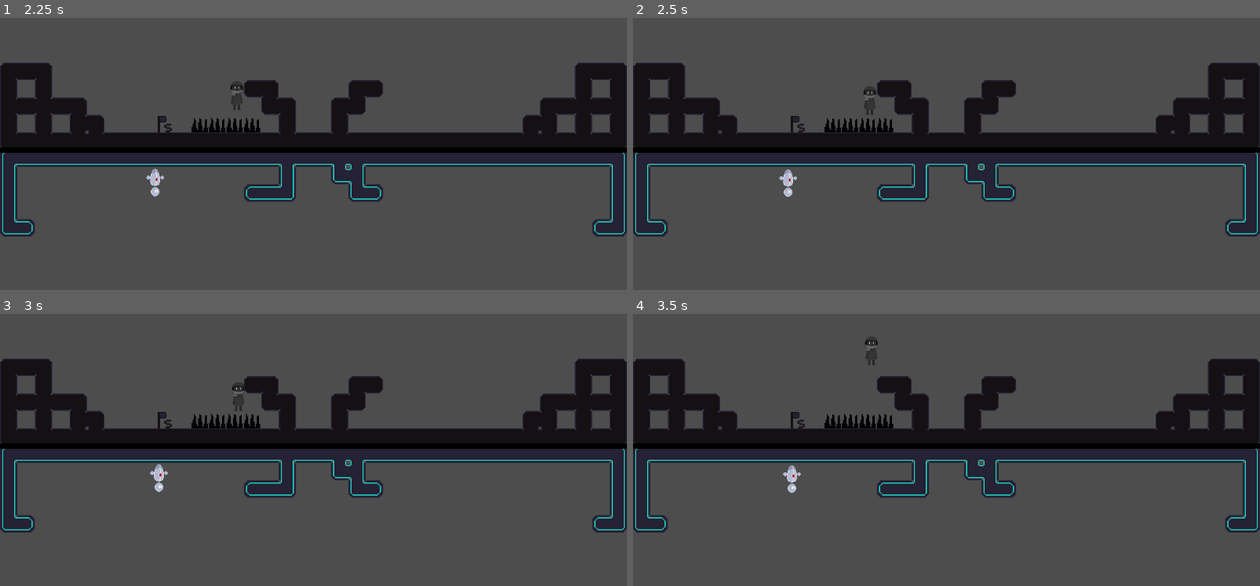
Above: before the commit, frames 1-4 (two rows, left to right).
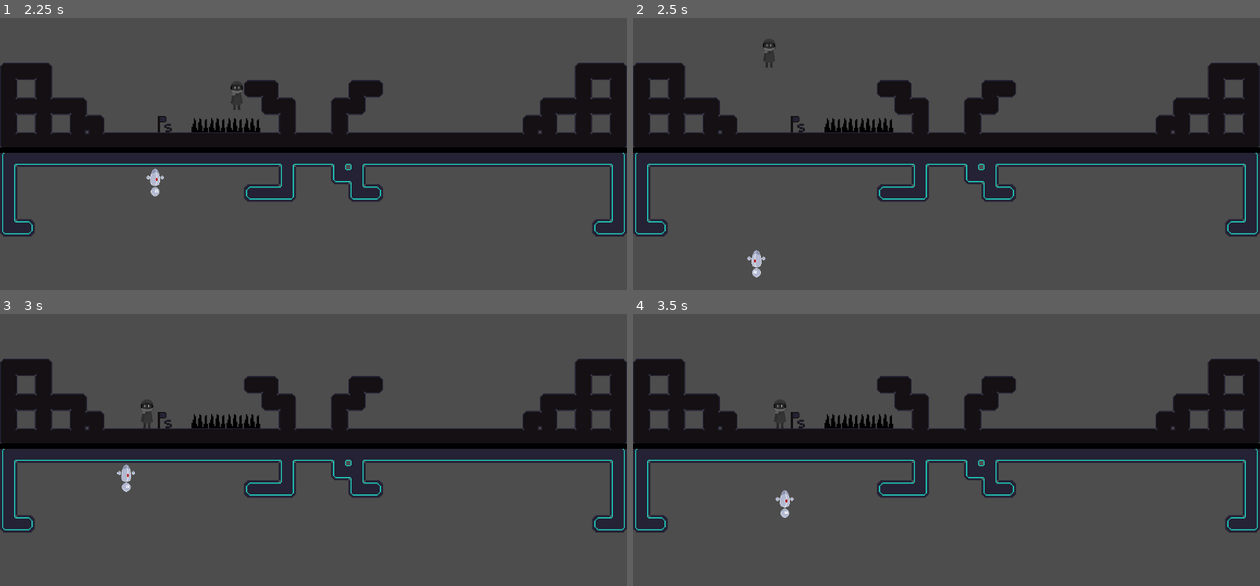
Above: after the commit, the same moments.

Repository: miniaturity/campfire-nyc
Game: Godot game, scene res://scenes/test_scene.tscn
Same seed, same stepped clock (60 frames per second), same inputs: the game is played once before the commit and once after it.
Inputs:
- Up to frame 1 (2.25 s): hold E (switch_controls) 0.53-1.28 s; hold D (move_right) 0.53-2.03 s; tap Space (jump) at 0.77, 1.52 s; tap E (switch_controls) at 1.35 s; hold A (move_left) from 2.03 s (still down); hold E (switch_controls) from 2.03 s (still down)
- Up to frame 2 (2.5 s): keep holding A (move_left); keep holding E (switch_controls)
- Up to frame 3 (3 s): release A (move_left) at 2.78 s; release E (switch_controls) at 2.78 s; hold D (move_right) from 2.78 s (still down); tap E (switch_controls) at 2.85 s
- Up to frame 4 (3.5 s): keep holding D (move_right); tap Space (jump) at 3.02 s

Frame 1 is identical in both runs. In frame 2, 0.4% of the frame differs, in the area x 18-39%, y 8-96%; in frame 3, 0.4%; in frame 4, 0.4%, in the area x 22-40%, y 9-75%.

Commit message:
Spikes Fixed/Restructured GM

Diff:
--- a/assets/starvia_world/starvia_tileset.tres
+++ b/assets/starvia_world/starvia_tileset.tres
@@ -109,7 +109,7 @@
 [sub_resource type="TileSetAtlasSource" id="TileSetAtlasSource_mjhtt"]
 texture = ExtResource("3_akgns")
 0:0/0 = 0
-0:0/0/physics_layer_0/polygon_0/points = PackedVector2Array(-8, -8, 8, -8, 8, 8, -8, 8)
+0:0/0/physics_layer_0/polygon_0/points = PackedVector2Array(-5.9457426, -5.450263, 5.5493593, -5.152976, 8, 8, -8, 8)
 0:0/0/custom_data_1 = 2
 
 [resource]
--- a/objects/robot_player.tscn
+++ b/objects/robot_player.tscn
@@ -7,8 +7,7 @@
 [ext_resource type="Texture2D" uid="uid://bvjutxu70sp5o" path="res://assets/robot/head.png" id="5_3us2v"]
 
 [sub_resource type="CapsuleShape2D" id="CapsuleShape2D_1u8lx"]
-radius = 9.0
-height = 52.0
+height = 54.0
 
 [sub_resource type="Animation" id="Animation_1u8lx"]
 length = 0.001
@@ -71,16 +70,8 @@
 flip_v = true
 
 [node name="Collision" type="CollisionShape2D" parent="." unique_id=2118204640]
-position = Vector2(0, 8)
+position = Vector2(0, 9)
 shape = SubResource("CapsuleShape2D_1u8lx")
 
 [node name="AnimationPlayer" type="AnimationPlayer" parent="." unique_id=1127049603]
 libraries/ = SubResource("AnimationLibrary_gsln4")
-
-[node name="Area2D" type="Area2D" parent="." unique_id=1623920108]
-
-[node name="Collision" type="CollisionShape2D" parent="Area2D" unique_id=1757151410]
-position = Vector2(0, 8)
-shape = SubResource("CapsuleShape2D_1u8lx")
-
-[connection signal="body_entered" from="Area2D" to="." method="_on_area_2d_body_entered"]
--- a/objects/starvia_player.tscn
+++ b/objects/starvia_player.tscn
@@ -16,11 +16,3 @@
 [node name="CollisionShape2D" type="CollisionShape2D" parent="." unique_id=1234901309]
 position = Vector2(0, 6)
 shape = SubResource("CapsuleShape2D_uxov2")
-
-[node name="Area2D" type="Area2D" parent="." unique_id=497437292]
-
-[node name="CollisionShape2D" type="CollisionShape2D" parent="Area2D" unique_id=1291984089]
-position = Vector2(0, 6)
-shape = SubResource("CapsuleShape2D_uxov2")
-
-[connection signal="body_entered" from="Area2D" to="." method="_on_area_2d_body_entered"]
--- /dev/null
+++ b/scenes/SceneManager.gd
@@ -0,0 +1,8 @@
+extends Node2D
+func _ready():
+	GameManager.register_level(
+		$StarviaTileMapLayer,
+		$RobotTileMapLayer,
+		$StarviaPlayer,
+		$RobotPlayer
+	)
--- a/scenes/test_scene.tscn
+++ b/scenes/test_scene.tscn
@@ -1,5 +1,6 @@
 [gd_scene format=4 uid="uid://c6njo6vjiqgik"]
 
+[ext_resource type="Script" uid="uid://cquu077xya2wx" path="res://scenes/SceneManager.gd" id="1_qjeyg"]
 [ext_resource type="PackedScene" uid="uid://cy7p2fjmypwn2" path="res://objects/robot_player.tscn" id="2_nd71p"]
 [ext_resource type="PackedScene" uid="uid://dy1ujdrd47cuw" path="res://objects/starvia_player.tscn" id="3_7ddre"]
 [ext_resource type="TileSet" uid="uid://cboxm6qc4clkn" path="res://assets/robot_world/robot_tileset.tres" id="3_nd71p"]
@@ -10,6 +11,7 @@
 
 [node name="TestScene" type="Node2D" unique_id=66781813]
 texture_filter = 1
+script = ExtResource("1_qjeyg")
 
 [node name="StaticBody2D" type="StaticBody2D" parent="." unique_id=1534872153]
 position = Vector2(576, 368)
--- a/src/GameManager.gd
+++ b/src/GameManager.gd
@@ -17,14 +17,22 @@
 
 # TODO: create the tilemaps
 # !! WARNING: These will error if they are not properly named.
-@onready var starvia_tile_map: TileMapLayer = get_tree().current_scene.get_node("StarviaTileMapLayer")
-@onready var robot_tile_map: TileMapLayer = get_tree().current_scene.get_node("RobotTileMapLayer")
+var starvia_tile_map: TileMapLayer
+var robot_tile_map: TileMapLayer
 
 # !! WARNING: These will error if they are not properly named.
-@onready var starvia_player: CharacterBody2D = get_tree().current_scene.get_node("StarviaPlayer")
-@onready var robot_player: CharacterBody2D = get_tree().current_scene.get_node("RobotPlayer")
+var starvia_player: CharacterBody2D
+var robot_player: CharacterBody2D
+
+func register_level(starvia_map, robot_map, starvia_p, robot_p):
+	starvia_tile_map = starvia_map
+	robot_tile_map = robot_map
+	starvia_player = starvia_p
+	robot_player = robot_p
+
 
 # Restarts scene
 func kill():
 	print("Killed")
-	get_tree().reload_current_scene()
+	if (get_tree().current_scene):
+		get_tree().reload_current_scene.call_deferred()
--- a/src/player.gd
+++ b/src/player.gd
@@ -44,23 +44,25 @@
 	if Input.get_axis("move_left", "move_right") == 0 or in_control == false:
 		velocity.x = 0
 	move_and_slide()
+	check_tile_collision_data()
 
+func check_tile_collision_data():
+	for i in range(get_slide_collision_count()):
+		var collision = get_slide_collision(i)
+		var collider = collision.get_collider()
 
-func _on_area_2d_body_entered(body: Node2D) -> void:
-	if body is CharacterBody2D:
-		return
+		if collider is TileMapLayer:
+			var c_point = collision.get_position()
+			var local_point = GameManager.starvia_tile_map.to_local(c_point)
+			var t_coords = GameManager.starvia_tile_map.local_to_map(local_point)
+			var t_data = GameManager.starvia_tile_map.get_cell_tile_data(t_coords)
 
-	if body is TileMap:
-		var tm_collider = body as TileMap
-		var t_coords = tm_collider.local_to_map(tm_collider.to_local(global_position))
-		var t_data = tm_collider.get_cell_tile_data(0, t_coords)
-
-		if t_data != null:
-			var tile_type = t_data.get_custom_data("TileType")
-
-			match tile_type:
-				2:
-					GameManager.kill()
-					pass
-				_:
-					pass
+			if t_data != null:
+				match (t_data.get_custom_data("TileType")):
+					null:
+						pass
+					2:
+						GameManager.kill()
+						pass
+					_:
+						pass
--- a/src/robot_player.gd
+++ b/src/robot_player.gd
@@ -70,24 +70,25 @@
 	if Input.get_axis("move_left", "move_right") == 0 or in_control == false:
 		velocity.x = 0
 	move_and_slide()
+	check_tile_collision_data()
 
+func check_tile_collision_data():
+	for i in range(get_slide_collision_count()):
+		var collision = get_slide_collision(i)
+		var collider = collision.get_collider()
 
-func _on_area_2d_body_entered(entered_body: Node2D) -> void:
-	if entered_body is CharacterBody2D:
-		return
-	print("Generic non CB2D collision detected.")
-	if entered_body is TileMap:
-		print("Collision with tilemap detected.")
-		var tm_collider = entered_body as TileMap
-		var t_coords = tm_collider.local_to_map(tm_collider.to_local(global_position))
-		var t_data = tm_collider.get_cell_tile_data(0, t_coords)
+		if collider is TileMapLayer:
+			var c_point = collision.get_position()
+			var local_point = GameManager.robot_tile_map.to_local(c_point)
+			var t_coords = GameManager.robot_tile_map.local_to_map(local_point)
+			var t_data = GameManager.robot_tile_map.get_cell_tile_data(t_coords)
 
-		if t_data != null:
-			var tile_type = t_data.get_custom_data("TileType")
-
-			match tile_type:
-				2:
-					GameManager.kill()
-					pass
-				_:
-					pass
+			if t_data != null:
+				match (t_data.get_custom_data("TileType")):
+					null:
+						pass
+					2:
+						GameManager.kill()
+						pass
+					_:
+						pass
Not shown, added: scenes/SceneManager.gd.uid
